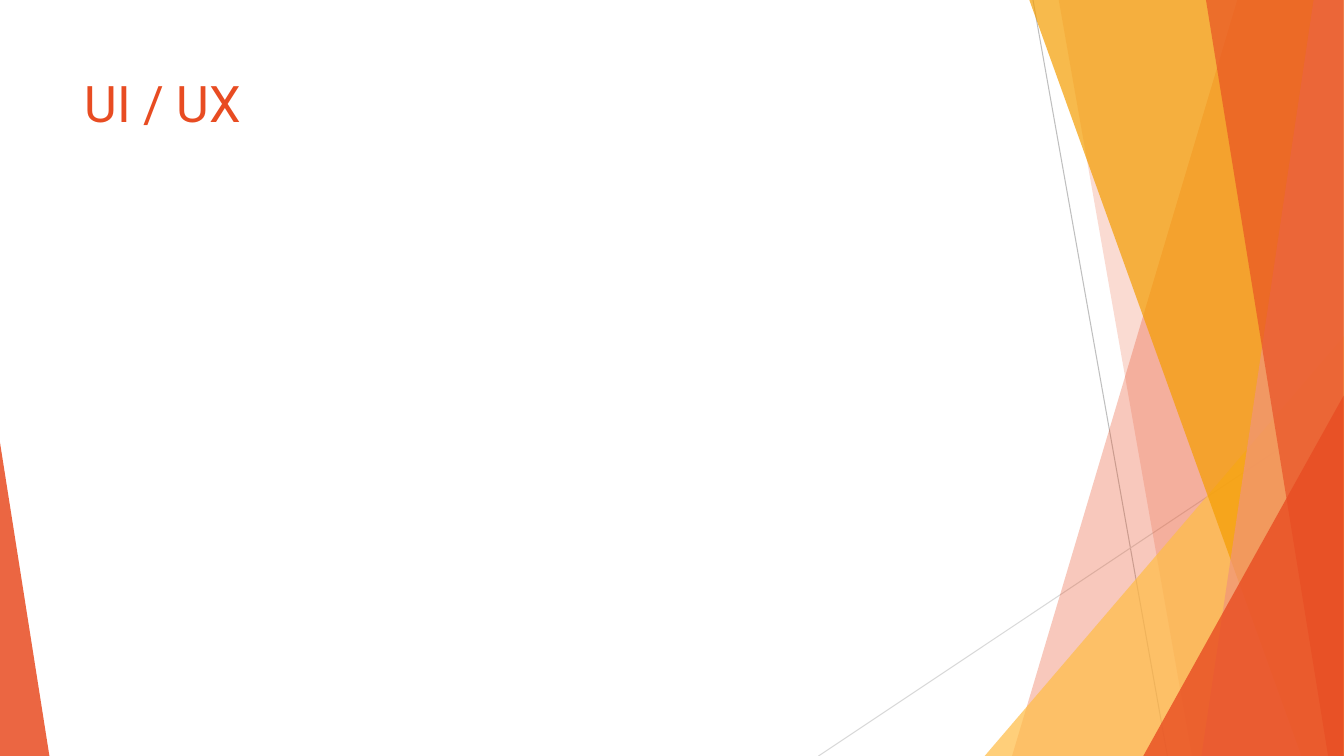
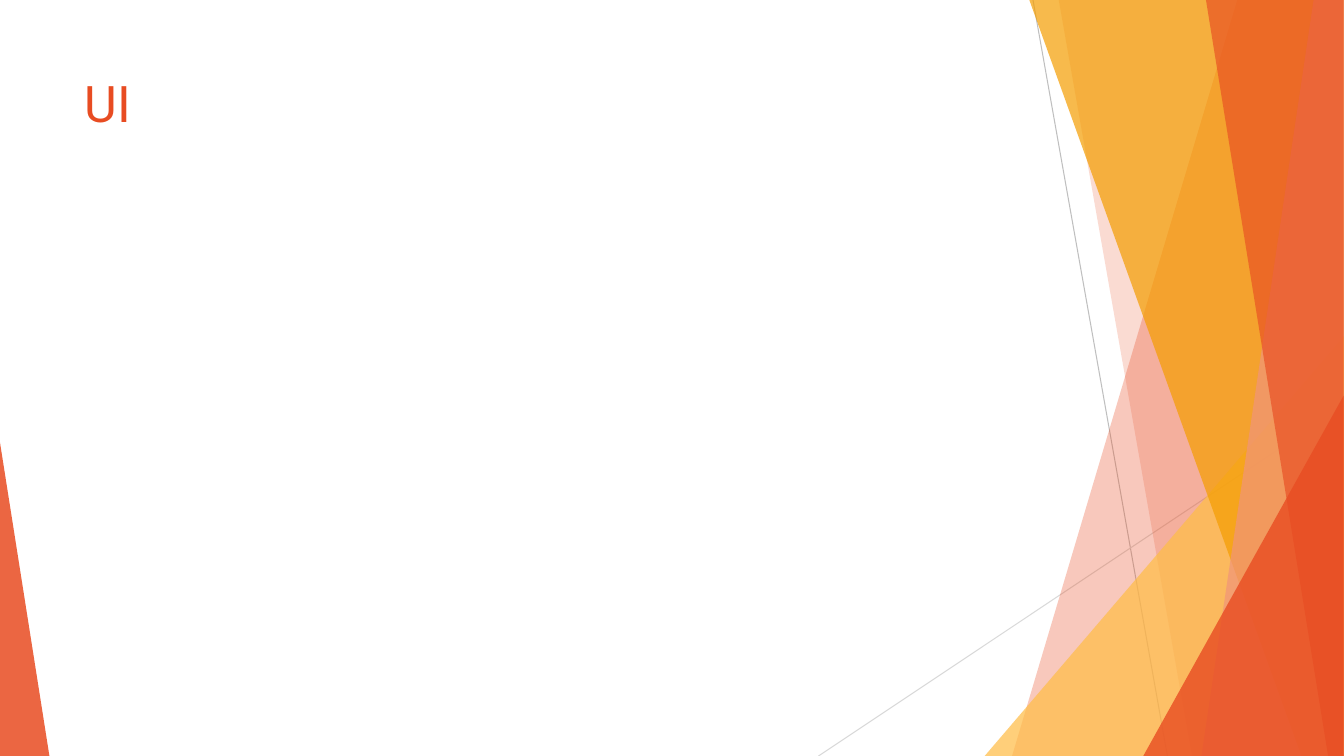
Before and after one commit to Foodies-cs262/client, a slide deck: slide 5 of Cheferone.pptx. Drawn at 1344x756 pixels with LibreOffice and Linux fonts; fonts in the diff are those of the drawing. Boxes give left, top, right and bottom in pixels: in the first picture for what was removed or moved away, otherwise in the second. Text is boxed around its words. In the diff, an @@ line names an element or a change of style, - is before the commit and + after.

```diff
--- a/Cheferone.pptx
+++ b/Cheferone.pptx
@@ title at [85,86,131,123]: text changed @@
-UI / UX
+UI
```
Also in this commit, not shown: 3 other slides changed, 3 slides added, 4 slides removed, 17 other files.
